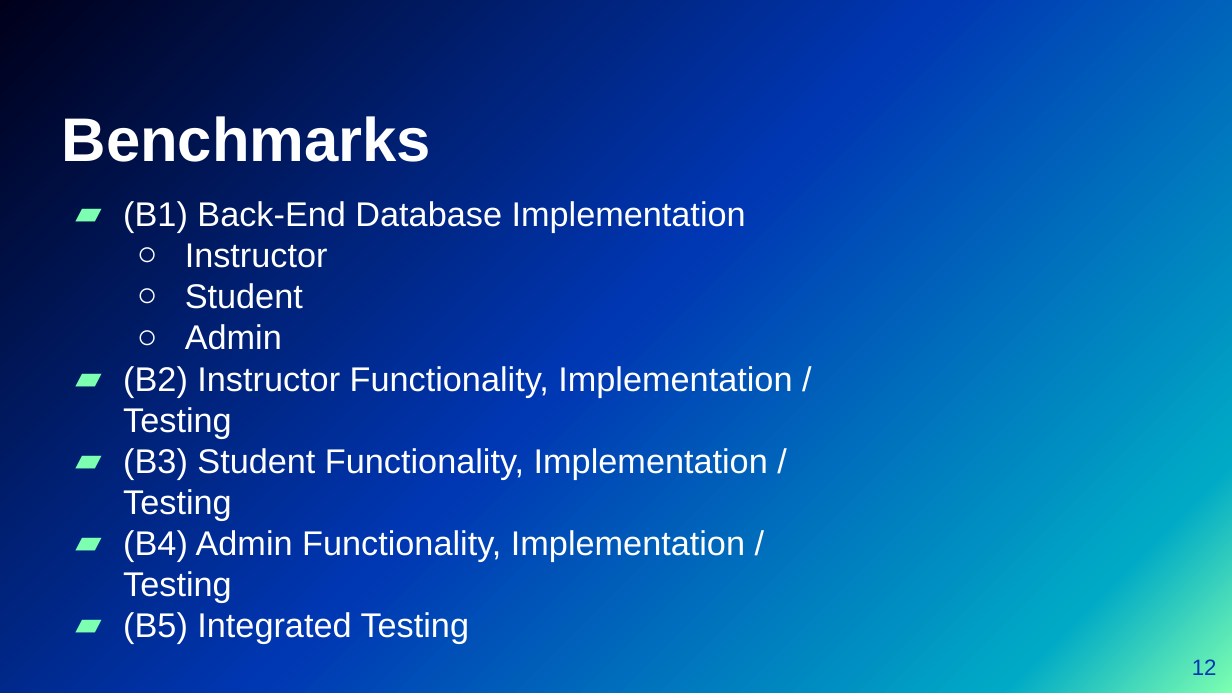
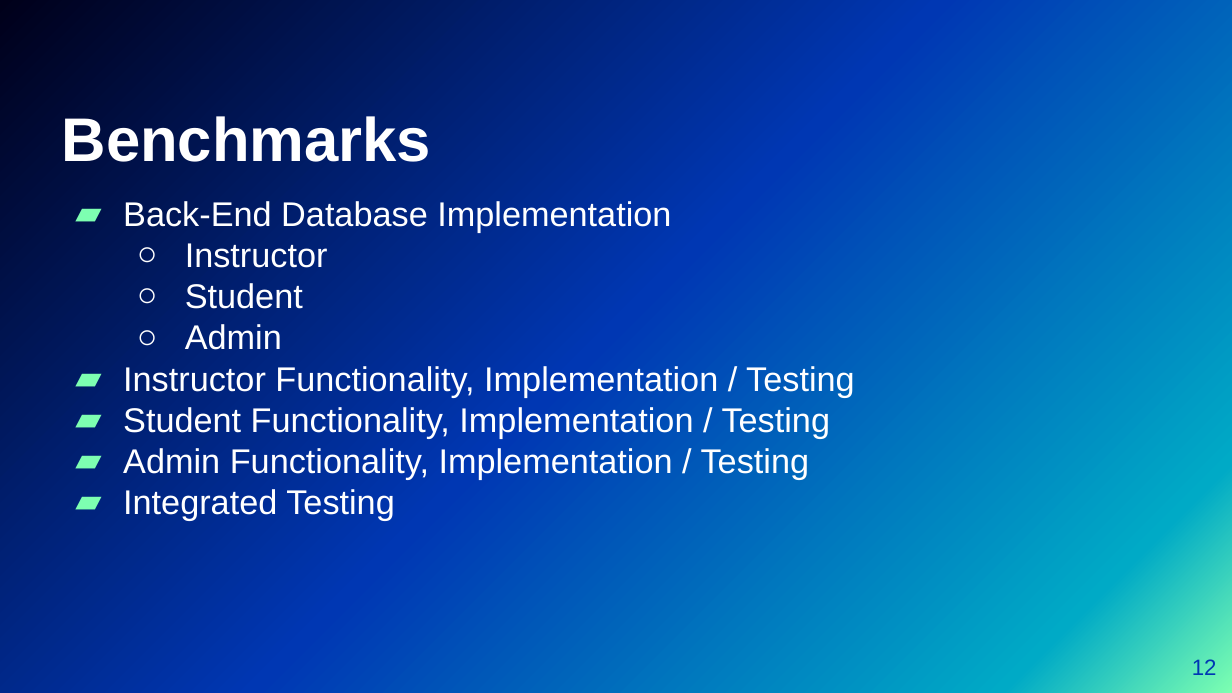
Before and after one commit to ReeceSSU/Student-Polling, a slide deck: slide 12 of CSC-520/Final Report/Student Polling Application.pptx. Drawn at 1232x693 pixels with LibreOffice and Linux fonts; fonts in the diff are those of the drawing; background and template pictures are left out. Boxes give left, top, right and bottom in pixels: in the first picture for what was removed or moved away, otherwise in the second. Text is boxed around its words. In the diff, an @@ line names an element or a change of style, - is before the commit and + after.

```diff
--- a/CSC-520/Final Report/Student Polling Application.pptx
+++ b/CSC-520/Final Report/Student Polling Application.pptx
@@ text at [123,201,671,233]: text changed @@
-▰ (B1) Back-End Database Implementation
+▰ Back-End Database Implementation
@@ text at [123,366,854,520]: text changed @@
-▰ (B2) Instructor Functionality, Implementation / Testing
-▰ (B3) Student Functionality, Implementation / Testing
-▰ (B4) Admin Functionality, Implementation / Testing
-▰ (B5) Integrated Testing
+▰ Instructor Functionality, Implementation / Testing
+▰ Student Functionality, Implementation / Testing
+▰ Admin Functionality, Implementation / Testing
+▰ Integrated Testing
```
Also in this commit, not shown: 2 other slides changed, 1 other file.
